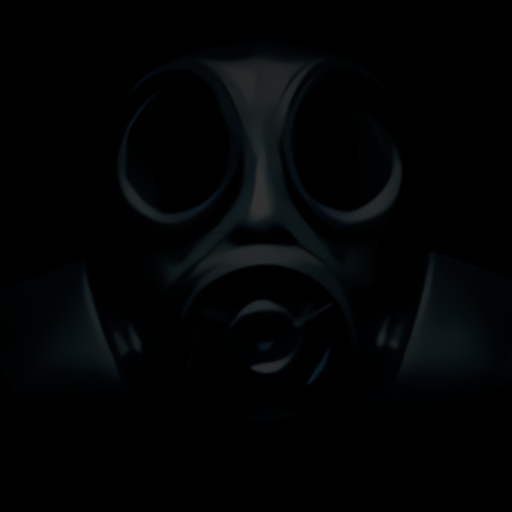
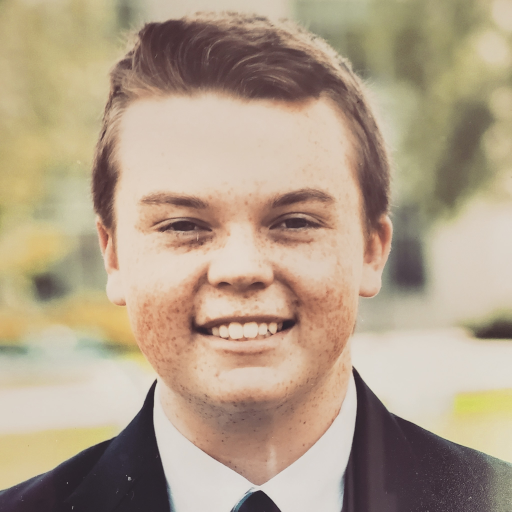
Two versions of the same layered image (512x512). Layer-by-layer changes:
added layer "t_becraft" above "g_mask" over 0, 0, 512, 512
hid "g_mask" over 0, 0, 512, 512
